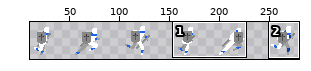
Sprite sheet -- assets/p-run.png. Above: a wide view before the commit, with the close-up outlined.
Close-up. Before:
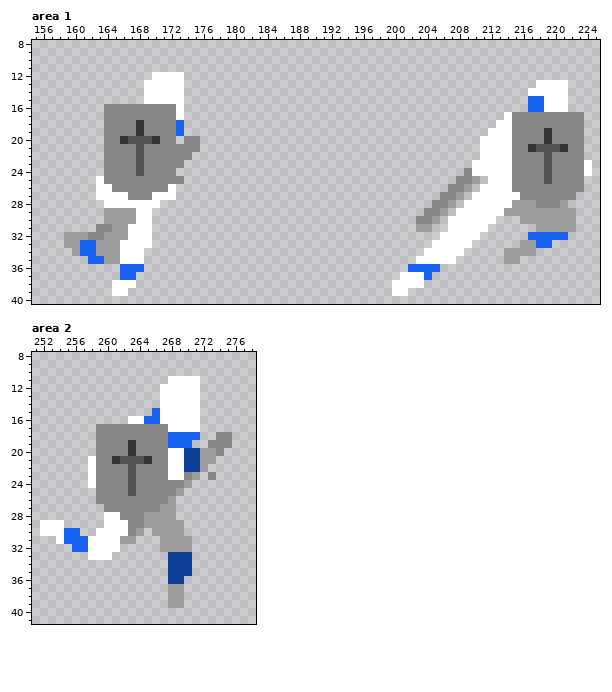
The file is 288x48 pixels. Colours within 5 levels of each other are drawn and written as one. Shown: area 1: x 155..225, y 8..40; area 2: x 251..278, y 8..41. The wide view leaves out empty margins. The commit also changed other parts of the picture, which this record leaves out.
Now the later version:
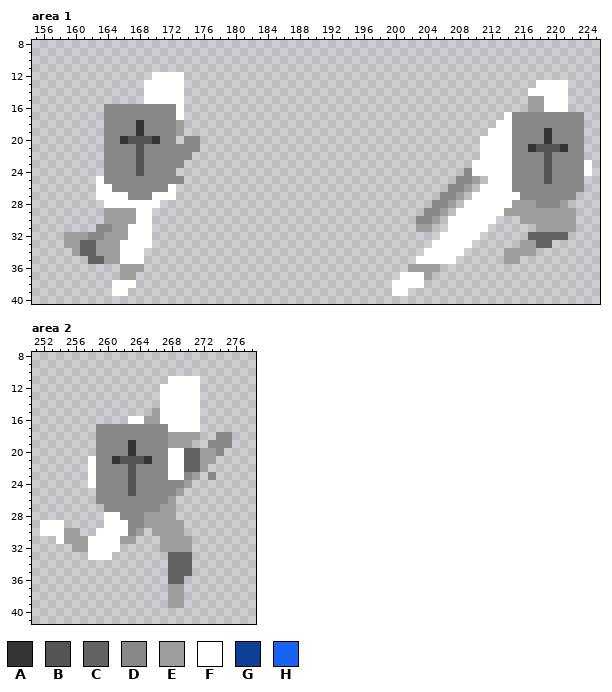
Palette (. is transparent): A #343434  B #545454  C #626262  D #878787  E #9e9e9e  F #ffffff  G #0e3e96  H #1764f2
What changed:
--- area 1
@@ x 155..225 @@
 14 ..............FFFFF...........................................FFFFF....
-15 ..............FFFFF...........................................HHFFF....
-16 .........DDDDDDDDDF...........................................HHFFF....
+15 ..............FFFFF...........................................EEFFF....
+16 .........DDDDDDDDDF...........................................EEFFF....
 17 .........DDDDDDDDDF........................................FDDDDDDDDD..
-18 .........DDDDADDDDH.......................................FFDDDDDDDDD..
-19 .........DDDDADDDDH......................................FFFDDDDADDDD..
+18 .........DDDDADDDDE.......................................FFDDDDDDDDD..
+19 .........DDDDADDDDE......................................FFFDDDDADDDD..
 20 .........DDABBBADD.DD...................................FFFFDDDDADDDD..
@@ x 155..225 @@
 31 ........DDEEFFF.................................EE..FFFFF......EEEEE...
-32 ....EEEDDEEEFFF....................................FFFFF......HHHHH....
-33 ....EEHHEEEFFFF...................................FFFFF......EEHH......
-34 .....EHHEEEFFF...................................FFFFF.....EEEE........
-35 .......HHEEFFF..................................FFFFF......EE..........
-36 ...........HHH.................................HHHH....................
-37 ...........HH.................................FFFH.....................
+32 ....EEEDDEEEFFF....................................FFFFF......CCCCC....
+33 ....EECCEEEFFFF...................................FFFFF......EECC......
+34 .....ECCEEEFFF...................................FFFFF.....EEEE........
+35 .......CCEEFFF..................................FFFFF......EE..........
+36 ...........EEE.................................EEEE....................
+37 ...........EE.................................FFFE.....................
 38 ..........FFF................................FFFF......................
--- area 2
@@ x 263..273 @@
 14 ....FFFFF..
-15 ...HFFFFF..
-16 FFHHFFFFF..
+15 ...EFFFFF..
+16 FFEEFFFFF..
 17 DDDDDFFFF..
-18 DDDDDHHHH..
-19 ADDDDHHH..D
-20 ADDDDFFGGEE
-21 BBADDFFGGEE
-22 BDDDDFFGGE.
+18 DDDDDEEEE..
+19 ADDDDEEE..D
+20 ADDDDFFCCEE
+21 BBADDFFCCEE
+22 BDDDDFFCCE.
 23 BDDDDFFDE.D
@@ x 251..278 @@
 29 .FFF.....FFFDDEEEEE.........
-30 .FFFHH..FFFFDE.EEEE.........
-31 ...FHHHFFFFEE...EEEE........
-32 .....HHFFFF.....EEEE........
-33 .......FFF.......GGG........
-34 .................GGG........
-35 .................GGG........
-36 .................GG.........
+30 .FFFEE..FFFFDE.EEEE.........
+31 ...FEEEFFFFEE...EEEE........
+32 .....EEFFFF.....EEEE........
+33 .......FFF.......CCC........
+34 .................CCC........
+35 .................CCC........
+36 .................CC.........
 37 .................EE.........
